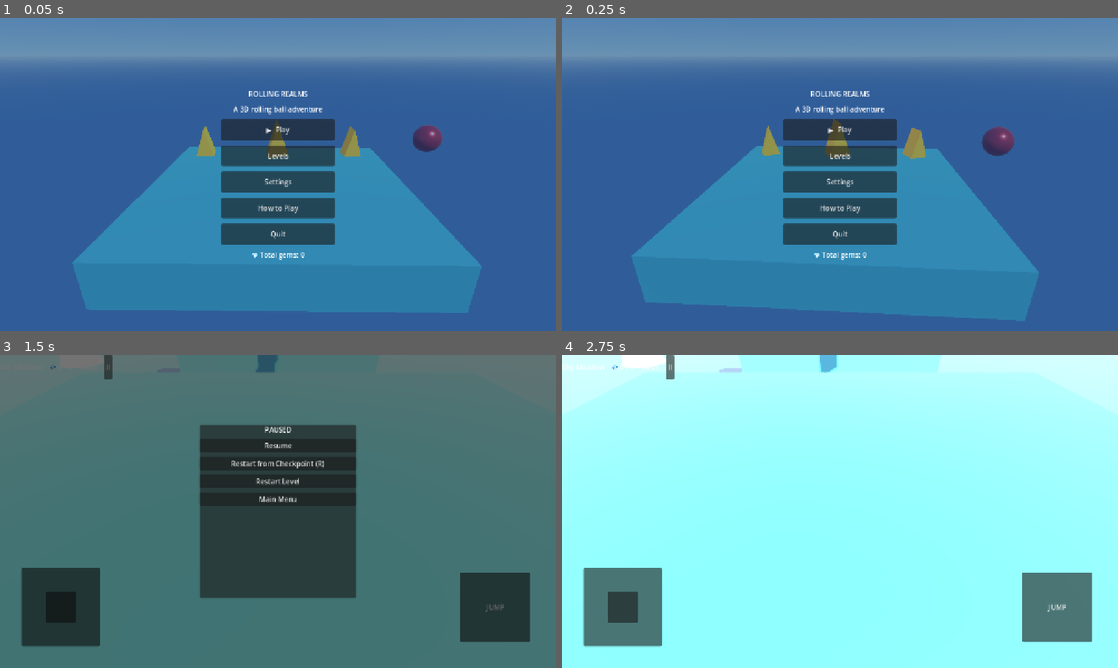
Above: before the commit, frames 1-4 (two rows, left to right).
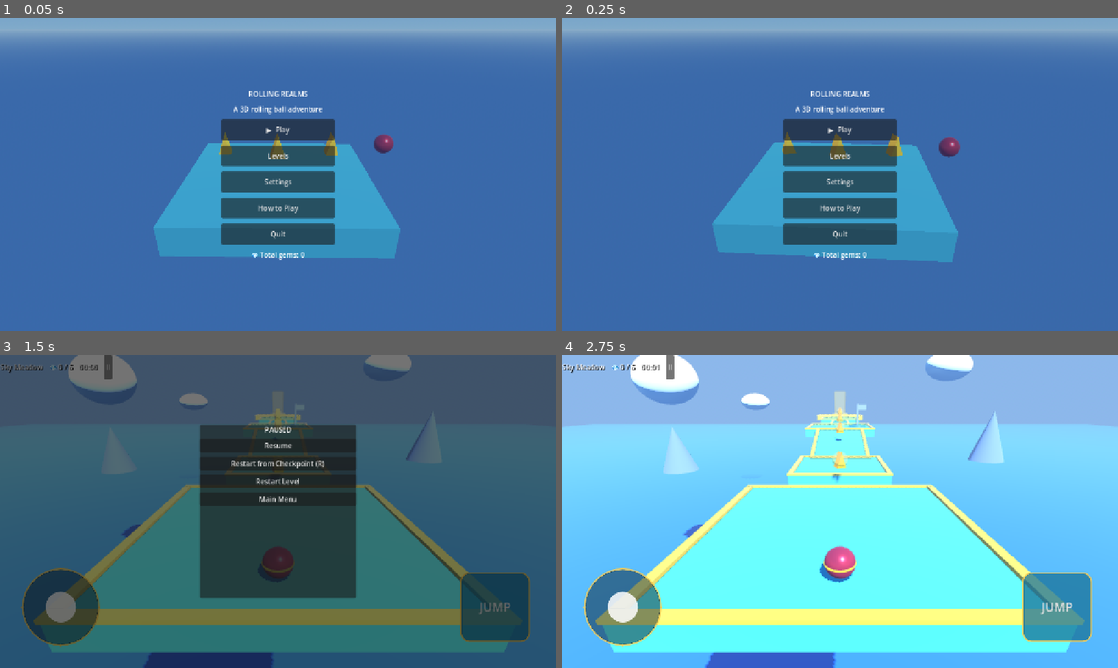
Above: after the commit, the same moments.

Repository: Prayush-Shrestha/3D-Ball
Game: Godot game, scene res://scenes/menus/main_menu.tscn
Two runs of this game, one before a commit and one after it. Both use one fixed random seed, a clock stepped at 60 frames per second and the inputs below.
Inputs:
- Up to frame 1 (0.05 s): no input
- Up to frame 2 (0.25 s): no input
- Up to frame 3 (1.5 s): click "▶ Play" at 0.5 s; click "II" at 1.25 s
- Up to frame 4 (2.75 s): click "Restart from Checkpoint (R)" at 2 s

The runs differ from the first frame. In frame 1, 21% of the frame differs, in the area x 0-100%, y 0-80%; in frame 2, 21%; in frame 3, 45%; in frame 4, 99%, in the area x 0-100%, y 0-100%.

Commit message:
Visual overhaul verified by screenshots: fix overexposure, gold platform rims, red-and-gold ball, round touch UI, readable HUD, live menu framing; add slope + screenshot tests

Diff:
--- a/project.godot
+++ b/project.godot
@@ -1,6 +1,10 @@
 ; Engine configuration file.
-; Rolling Realms - 3D Rolling Ball Adventure
-; Godot 4.7 stable, Compatibility renderer for PC / Android / Web.
+; It's best edited using the editor UI and not directly,
+; since the parameters that go here are not all obvious.
+;
+; Format:
+;   [section] ; section goes between []
+;   param=value ; assign values to parameters
 
 config_version=5
 
@@ -10,8 +14,8 @@
 config/description="A 3D rolling ball adventure through floating sky islands."
 run/main_scene="res://scenes/menus/main_menu.tscn"
 config/features=PackedStringArray("4.7", "GL Compatibility")
+boot_splash/bg_color=Color(0.1, 0.55, 0.75, 1)
 config/icon="res://icon.svg"
-boot_splash/bg_color=Color(0.1, 0.55, 0.75, 1)
 
 [autoload]
 
@@ -23,7 +27,6 @@
 
 window/size/viewport_width=1280
 window/size/viewport_height=720
-window/size/resizable=true
 window/stretch/mode="canvas_items"
 window/stretch/aspect="expand"
 window/handheld/orientation=4
@@ -31,20 +34,17 @@
 [input_devices]
 
 pointing/emulate_touch_from_mouse=true
-pointing/emulate_mouse_from_touch=true
 
 [physics]
 
 3d/default_gravity=20.0
-common/physics_ticks_per_second=60
 
 [rendering]
 
 renderer/rendering_method="gl_compatibility"
 renderer/rendering_method.mobile="gl_compatibility"
-renderer/rendering_method.web="gl_compatibility"
 textures/vram_compression/import_etc2_astc=true
-environment/defaults/default_clear_color=Color(0.35, 0.65, 0.95, 1)
-anti_aliasing/quality/msaa_3d=2
 lights_and_shadows/directional_shadow/size=2048
 lights_and_shadows/directional_shadow/size.mobile=1024
+anti_aliasing/quality/msaa_3d=2
+environment/defaults/default_clear_color=Color(0.35, 0.65, 0.95, 1)
--- a/scenes/levels/level_01_sky_meadow.tscn
+++ b/scenes/levels/level_01_sky_meadow.tscn
@@ -6,6 +6,7 @@
 [ext_resource type="PackedScene" path="res://scenes/objects/collectible.tscn" id="4_gem"]
 [ext_resource type="PackedScene" path="res://scenes/objects/checkpoint.tscn" id="5_cp"]
 [ext_resource type="PackedScene" path="res://scenes/objects/finish_trigger.tscn" id="6_fin"]
+[ext_resource type="Script" path="res://scripts/levels/platform_trim.gd" id="7_trim"]
 
 [sub_resource type="ProceduralSkyMaterial" id="SkyMat"]
 sky_top_color = Color(0.25, 0.55, 0.95, 1)
@@ -20,11 +21,11 @@
 background_mode = 2
 sky = SubResource("Sky")
 ambient_light_source = 3
-ambient_light_energy = 0.7
-tonemap_mode = 2
+ambient_light_energy = 0.5
+tonemap_mode = 1
 fog_enabled = true
-fog_light_color = Color(0.75, 0.87, 0.97, 1)
-fog_density = 0.008
+fog_light_color = Color(0.55, 0.72, 0.92, 1)
+fog_density = 0.004
 
 [sub_resource type="StandardMaterial3D" id="MatPlat"]
 albedo_color = Color(0.3, 0.75, 0.78, 1)
@@ -122,7 +123,7 @@
 [node name="Sun" type="DirectionalLight3D" parent="."]
 rotation = Vector3(-0.9, 0.5, 0)
 shadow_enabled = true
-light_energy = 1.1
+light_energy = 1.0
 
 [node name="WaterPlane" type="MeshInstance3D" parent="."]
 position = Vector3(0, -18, -35)
@@ -273,5 +274,8 @@
 [node name="Finish" parent="." instance=ExtResource("6_fin")]
 position = Vector3(0, 2.5, -71)
 
+[node name="Trim" type="Node3D" parent="."]
+script = ExtResource("7_trim")
+
 [node name="HUD" parent="." instance=ExtResource("3_hud")]
 ]
--- a/scenes/levels/level_02_crystal_bridges.tscn
+++ b/scenes/levels/level_02_crystal_bridges.tscn
@@ -9,6 +9,7 @@
 [ext_resource type="PackedScene" path="res://scenes/objects/moving_platform.tscn" id="7_mp"]
 [ext_resource type="PackedScene" path="res://scenes/objects/rotating_obstacle.tscn" id="8_ro"]
 [ext_resource type="PackedScene" path="res://scenes/objects/hazard.tscn" id="9_hz"]
+[ext_resource type="Script" path="res://scripts/levels/platform_trim.gd" id="10_trim"]
 
 [sub_resource type="ProceduralSkyMaterial" id="SkyMat"]
 sky_top_color = Color(0.2, 0.4, 0.9, 1)
@@ -23,11 +24,11 @@
 background_mode = 2
 sky = SubResource("Sky")
 ambient_light_source = 3
-ambient_light_energy = 0.7
-tonemap_mode = 2
+ambient_light_energy = 0.5
+tonemap_mode = 1
 fog_enabled = true
-fog_light_color = Color(0.7, 0.85, 0.97, 1)
-fog_density = 0.008
+fog_light_color = Color(0.55, 0.72, 0.92, 1)
+fog_density = 0.004
 
 [sub_resource type="StandardMaterial3D" id="MatPlat"]
 albedo_color = Color(0.3, 0.7, 0.78, 1)
@@ -125,7 +126,7 @@
 [node name="Sun" type="DirectionalLight3D" parent="."]
 rotation = Vector3(-0.9, 0.5, 0)
 shadow_enabled = true
-light_energy = 1.1
+light_energy = 1.0
 
 [node name="WaterPlane" type="MeshInstance3D" parent="."]
 position = Vector3(0, -18, -40)
@@ -291,5 +292,8 @@
 [node name="Finish" parent="." instance=ExtResource("6_fin")]
 position = Vector3(2, 1.5, -76)
 
+[node name="Trim" type="Node3D" parent="."]
+script = ExtResource("10_trim")
+
 [node name="HUD" parent="." instance=ExtResource("3_hud")]
 ]
--- a/scenes/levels/level_03_skyfall_challenge.tscn
+++ b/scenes/levels/level_03_skyfall_challenge.tscn
@@ -9,6 +9,7 @@
 [ext_resource type="PackedScene" path="res://scenes/objects/moving_platform.tscn" id="7_mp"]
 [ext_resource type="PackedScene" path="res://scenes/objects/rotating_obstacle.tscn" id="8_ro"]
 [ext_resource type="PackedScene" path="res://scenes/objects/hazard.tscn" id="9_hz"]
+[ext_resource type="Script" path="res://scripts/levels/platform_trim.gd" id="10_trim"]
 
 [sub_resource type="ProceduralSkyMaterial" id="SkyMat"]
 sky_top_color = Color(0.15, 0.3, 0.8, 1)
@@ -23,11 +24,11 @@
 background_mode = 2
 sky = SubResource("Sky")
 ambient_light_source = 3
-ambient_light_energy = 0.65
-tonemap_mode = 2
+ambient_light_energy = 0.5
+tonemap_mode = 1
 fog_enabled = true
-fog_light_color = Color(0.9, 0.75, 0.6, 1)
-fog_density = 0.008
+fog_light_color = Color(0.7, 0.6, 0.55, 1)
+fog_density = 0.004
 
 [sub_resource type="StandardMaterial3D" id="MatPlat"]
 albedo_color = Color(0.28, 0.68, 0.75, 1)
@@ -356,5 +357,8 @@
 [node name="Finish" parent="." instance=ExtResource("6_fin")]
 position = Vector3(2, 0.5, -89)
 
+[node name="Trim" type="Node3D" parent="."]
+script = ExtResource("10_trim")
+
 [node name="HUD" parent="." instance=ExtResource("3_hud")]
 ]
--- a/scenes/menus/main_menu.tscn
+++ b/scenes/menus/main_menu.tscn
@@ -28,7 +28,7 @@
 anchor_right = 1.0
 anchor_bottom = 1.0
 mouse_filter = 2
-color = Color(0.05, 0.2, 0.35, 0.45)
+color = Color(0.05, 0.2, 0.35, 0.3)
 
 [node name="Center" type="CenterContainer" parent="."]
 anchors_preset = 15
--- a/scenes/menus/menu_backdrop.tscn
+++ b/scenes/menus/menu_backdrop.tscn
@@ -99,5 +99,6 @@
 
 [node name="Camera3D" type="Camera3D" parent="CamRig"]
 current = true
-transform = Transform3D(1, 0, 0, 0, 0.93, 0.37, 0, -0.37, 0.93, 0, 4.5, 11)
+position = Vector3(0, 7, 15)
+rotation = Vector3(-0.45, 0, 0)
 fov = 55.0
--- a/scenes/objects/collectible.tscn
+++ b/scenes/objects/collectible.tscn
@@ -10,12 +10,12 @@
 left_to_right = 0.5
 
 [sub_resource type="StandardMaterial3D" id="Mat_gem"]
-albedo_color = Color(1, 0.75, 0.15, 1)
+albedo_color = Color(1, 0.68, 0.1, 1)
 metallic = 0.4
-roughness = 0.15
+roughness = 0.2
 emission_enabled = true
-emission = Color(1, 0.65, 0.1, 1)
-emission_energy_multiplier = 0.8
+emission = Color(1, 0.6, 0.08, 1)
+emission_energy_multiplier = 0.6
 
 [sub_resource type="SphereMesh" id="Mesh_ring"]
 radius = 0.55
--- a/scenes/player/ball_player.tscn
+++ b/scenes/player/ball_player.tscn
@@ -27,6 +27,18 @@
 metallic = 0.3
 roughness = 0.4
 
+[sub_resource type="TorusMesh" id="TorusMesh_equator"]
+inner_radius = 0.4
+outer_radius = 0.52
+
+[sub_resource type="StandardMaterial3D" id="Mat_equator"]
+albedo_color = Color(1, 0.78, 0.2, 1)
+metallic = 0.5
+roughness = 0.25
+emission_enabled = true
+emission = Color(1, 0.7, 0.15, 1)
+emission_energy_multiplier = 0.5
+
 [node name="BallPlayer" type="CharacterBody3D"]
 script = ExtResource("1_ball")
 
@@ -42,12 +54,16 @@
 mesh = SubResource("SphereMesh_highlight")
 surface_material_override/0 = SubResource("Mat_stripe")
 
+[node name="Equator" type="MeshInstance3D" parent="BallMesh"]
+mesh = SubResource("TorusMesh_equator")
+surface_material_override/0 = SubResource("Mat_equator")
+
 [node name="CamPivot" type="Node3D" parent="."]
 script = ExtResource("2_cam")
 
 [node name="SpringArm3D" type="SpringArm3D" parent="CamPivot"]
-transform = Transform3D(1, 0, 0, 0, 0.92, 0.39, 0, -0.39, 0.92, 0, 1.4, 0)
-spring_length = 9.0
+position = Vector3(0, 1.6, 0)
+spring_length = 8.5
 margin = 0.3
 
 [node name="Camera3D" type="Camera3D" parent="CamPivot/SpringArm3D"]
--- a/scenes/ui/gameplay_hud.tscn
+++ b/scenes/ui/gameplay_hud.tscn
@@ -1,8 +1,39 @@
-[gd_scene load_steps=3 format=3]
+[gd_scene load_steps=6 format=3]
 
 [ext_resource type="Script" path="res://scripts/ui/gameplay_hud.gd" id="1_hud"]
 [ext_resource type="Script" path="res://scripts/ui/virtual_joystick.gd" id="2_joy"]
 
+[sub_resource type="StyleBoxFlat" id="JoyBase"]
+bg_color = Color(0.04, 0.12, 0.18, 0.5)
+border_width_left = 4
+border_width_top = 4
+border_width_right = 4
+border_width_bottom = 4
+border_color = Color(1, 0.8, 0.3, 0.8)
+corner_radius_top_left = 90
+corner_radius_top_right = 90
+corner_radius_bottom_right = 90
+corner_radius_bottom_left = 90
+
+[sub_resource type="StyleBoxFlat" id="JoyKnob"]
+bg_color = Color(1, 1, 1, 0.85)
+corner_radius_top_left = 35
+corner_radius_top_right = 35
+corner_radius_bottom_right = 35
+corner_radius_bottom_left = 35
+
+[sub_resource type="StyleBoxFlat" id="JoyButton"]
+bg_color = Color(0.1, 0.45, 0.6, 0.75)
+border_width_left = 3
+border_width_top = 3
+border_width_right = 3
+border_width_bottom = 3
+border_color = Color(1, 0.8, 0.3, 0.9)
+corner_radius_top_left = 20
+corner_radius_top_right = 20
+corner_radius_bottom_right = 20
+corner_radius_bottom_left = 20
+
 [node name="HUD" type="CanvasLayer"]
 script = ExtResource("1_hud")
 
@@ -13,12 +44,21 @@
 theme_override_constants/separation = 16
 
 [node name="LevelLabel" type="Label" parent="TopBar"]
+theme_override_colors/font_shadow_color = Color(0, 0, 0, 0.65)
+theme_override_constants/shadow_offset_x = 2
+theme_override_constants/shadow_offset_y = 2
 text = "Sky Meadow"
 
 [node name="GemLabel" type="Label" parent="TopBar"]
+theme_override_colors/font_shadow_color = Color(0, 0, 0, 0.65)
+theme_override_constants/shadow_offset_x = 2
+theme_override_constants/shadow_offset_y = 2
 text = "💎 0 / 0"
 
 [node name="TimeLabel" type="Label" parent="TopBar"]
+theme_override_colors/font_shadow_color = Color(0, 0, 0, 0.65)
+theme_override_constants/shadow_offset_x = 2
+theme_override_constants/shadow_offset_y = 2
 text = "00:00"
 
 [node name="PauseButton" type="Button" parent="TopBar"]
@@ -32,6 +72,9 @@
 offset_top = 90.0
 offset_right = 300.0
 offset_bottom = 130.0
+theme_override_colors/font_shadow_color = Color(0, 0, 0, 0.65)
+theme_override_constants/shadow_offset_x = 2
+theme_override_constants/shadow_offset_y = 2
 horizontal_alignment = 1
 text = ""
 
@@ -61,6 +104,7 @@
 offset_top = -90.0
 offset_right = 90.0
 offset_bottom = 90.0
+theme_override_styles/panel = SubResource("JoyBase")
 
 [node name="Knob" type="Panel" parent="TouchControls/Joystick/Base"]
 anchors_preset = 8
@@ -72,6 +116,7 @@
 offset_top = -35.0
 offset_right = 35.0
 offset_bottom = 35.0
+theme_override_styles/panel = SubResource("JoyKnob")
 
 [node name="JumpButton" type="Button" parent="TouchControls"]
 anchors_preset = 3
@@ -83,6 +128,10 @@
 offset_top = -220.0
 offset_right = -60.0
 offset_bottom = -60.0
+theme_override_styles/normal = SubResource("JoyButton")
+theme_override_styles/hover = SubResource("JoyButton")
+theme_override_styles/pressed = SubResource("JoyButton")
+theme_override_font_sizes/font_size = 28
 text = "JUMP"
 
 [node name="PauseOverlay" type="Control" parent="."]
--- a/scenes/ui/mobile_controls.tscn
+++ b/scenes/ui/mobile_controls.tscn
@@ -1,6 +1,25 @@
-[gd_scene load_steps=3 format=3]
+[gd_scene load_steps=4 format=3]
 
 [ext_resource type="Script" path="res://scripts/ui/virtual_joystick.gd" id="1_joy"]
+
+[sub_resource type="StyleBoxFlat" id="JoyBase"]
+bg_color = Color(0.04, 0.12, 0.18, 0.5)
+border_width_left = 4
+border_width_top = 4
+border_width_right = 4
+border_width_bottom = 4
+border_color = Color(1, 0.8, 0.3, 0.8)
+corner_radius_top_left = 90
+corner_radius_top_right = 90
+corner_radius_bottom_right = 90
+corner_radius_bottom_left = 90
+
+[sub_resource type="StyleBoxFlat" id="JoyKnob"]
+bg_color = Color(1, 1, 1, 0.85)
+corner_radius_top_left = 35
+corner_radius_top_right = 35
+corner_radius_bottom_right = 35
+corner_radius_bottom_left = 35
 
 [node name="MobileControls" type="Control"]
 anchors_preset = 15
@@ -28,6 +47,7 @@
 offset_top = -90.0
 offset_right = 90.0
 offset_bottom = 90.0
+theme_override_styles/panel = SubResource("JoyBase")
 
 [node name="Knob" type="Panel" parent="Joystick/Base"]
 anchors_preset = 8
@@ -39,6 +59,7 @@
 offset_top = -35.0
 offset_right = 35.0
 offset_bottom = 35.0
+theme_override_styles/panel = SubResource("JoyKnob")
 
 [node name="JumpButton" type="Button" parent="."]
 anchors_preset = 3
--- /dev/null
+++ b/scripts/levels/platform_trim.gd
@@ -0,0 +1,51 @@
+extends Node3D
+## PlatformTrim - level beautifier. At runtime it adds a thin golden rim
+## around the top edge of every static platform under the sibling
+## "Platforms" node, so safe edges read clearly and all levels share one
+## premium look. Four thin strips per platform; no physics changes.
+
+@export var strip_height := 0.14
+@export var strip_width := 0.4
+@export var overhang := 0.12
+
+
+func _ready() -> void:
+	var mat := StandardMaterial3D.new()
+	mat.albedo_color = Color(1.0, 0.8, 0.25, 1.0)
+	mat.metallic = 0.35
+	mat.roughness = 0.3
+	mat.emission_enabled = true
+	mat.emission = Color(1.0, 0.72, 0.2, 1.0)
+	mat.emission_energy_multiplier = 0.3
+	var platforms: Node = get_parent().get_node_or_null("Platforms")
+	if platforms == null:
+		return
+	for body in platforms.get_children():
+		if not (body is StaticBody3D):
+			continue
+		var mi: MeshInstance3D = body.get_node_or_null("Mesh")
+		if mi == null or not (mi.mesh is BoxMesh):
+			continue
+		_add_rim(body, mi.mesh.size, mat)
+
+
+func _add_rim(body: StaticBody3D, size: Vector3, mat: Material) -> void:
+	var top_y := size.y * 0.5 + strip_height * 0.5 - 0.01
+	var long_mesh := BoxMesh.new()
+	long_mesh.size = Vector3(size.x + overhang, strip_height, strip_width)
+	var short_mesh := BoxMesh.new()
+	short_mesh.size = Vector3(strip_width, strip_height, size.z - strip_width * 2.0)
+	var edge_z := size.z * 0.5 - strip_width * 0.5 + overhang * 0.5
+	var edge_x := size.x * 0.5 - strip_width * 0.5 + overhang * 0.5
+	_add_strip(body, long_mesh, mat, Vector3(0, top_y, edge_z))
+	_add_strip(body, long_mesh, mat, Vector3(0, top_y, -edge_z))
+	_add_strip(body, short_mesh, mat, Vector3(edge_x, top_y, 0))
+	_add_strip(body, short_mesh, mat, Vector3(-edge_x, top_y, 0))
+
+
+func _add_strip(body: StaticBody3D, mesh: BoxMesh, mat: Material, pos: Vector3) -> void:
+	var strip := MeshInstance3D.new()
+	strip.mesh = mesh
+	strip.material_override = mat
+	strip.position = pos
+	body.add_child(strip)
--- a/scripts/player/follow_camera.gd
+++ b/scripts/player/follow_camera.gd
@@ -3,15 +3,13 @@
 ## Mouse moves orbit yaw/pitch on PC. Touch drag on the right half of the
 ## screen orbits without fighting the left-side movement joystick.
 
-@export var distance := 9.0
-@export var height := 4.2
-@export var look_offset := Vector3(0, 1.2, 0)
-@export var smooth_speed := 10.0
+@export var distance := 8.5
+@export var lift := 1.6
 @export var min_pitch := -0.9
 @export var max_pitch := 0.55
 
 var yaw := 0.0
-var pitch := -0.32
+var pitch := -0.38
 var _dragging := false
 var _last_touch := Vector2.ZERO
 
@@ -59,15 +57,14 @@
 func _apply_shape() -> void:
 	if arm != null:
 		arm.spring_length = distance
+		arm.position = Vector3(0, lift, 0)
 		arm.margin = 0.3
 
 
 func _update_transform(_delta: float) -> void:
+	# Only rotate the pivot: the SpringArm positions the camera by itself.
 	rotation.y = yaw
 	rotation.x = pitch
-	if arm != null and arm.get_child_count() > 0:
-		var cam: Camera3D = arm.get_child(0)
-		cam.position = Vector3(0, height * 0.15, 0)
 
 
 func snap_to_target() -> void:
--- /dev/null
+++ b/tests/screenshot.gd
@@ -0,0 +1,73 @@
+extends SceneTree
+## Screenshot tool: runs Level 1 in a real window and saves PNGs to docs/shots/.
+## Run WITHOUT --headless so the GPU renders, e.g.:
+##   godot --script res://tests/screenshot.gd --resolution 1280x720
+## Captures spawn view, bridge view, and finish view, then quits.
+
+var level: Node = null
+var player: CharacterBody3D = null
+var n := 0
+var out_dir := "D:/3D ball/docs/shots"
+var want_menu := false
+
+
+func _initialize() -> void:
+	for pair in [["SaveManager", "res://scripts/save/save_manager.gd"], ["AudioManager", "res://scripts/managers/audio_manager.gd"], ["GameManager", "res://scripts/managers/game_manager.gd"]]:
+		var s: Script = load(pair[1])
+		var nd: Node = s.new()
+		nd.name = pair[0]
+		root.add_child(nd)
+	DirAccess.make_dir_recursive_absolute(out_dir)
+	var all_args := OS.get_cmdline_args() + OS.get_cmdline_user_args()
+	for arg in all_args:
+		if arg == "--menu" or arg == "menu":
+			want_menu = true
+	if want_menu:
+		var ps: PackedScene = load("res://scenes/menus/main_menu.tscn")
+		root.add_child(ps.instantiate())
+	else:
+		var ps2: PackedScene = load("res://scenes/levels/level_01_sky_meadow.tscn")
+		level = ps2.instantiate()
+		root.add_child(level)
+		player = level.get_node("BallPlayer")
+
+
+func _process(_delta: float) -> bool:
+	n += 1
+	if want_menu:
+		if n == 90:
+			_snap("shot_menu.png")
+		if n == 120:
+			print("SCREENSHOTS DONE")
+			quit(0)
+		return false
+	if n == 10:
+		_snap("shot_spawn.png")
+	if n == 20:
+		player.input_vector = Vector2(0, -1)
+	if n == 100:
+		_snap("shot_drive.png")
+		_teleport(Vector3(0, 3.5, -38))
+	if n == 140:
+		_snap("shot_bridge.png")
+		_teleport(Vector3(0, 3.5, -60))
+	if n == 180:
+		_snap("shot_finish.png")
+	if n == 220:
+		print("SCREENSHOTS DONE")
+		quit(0)
+	return false
+
+
+func _teleport(pos: Vector3) -> void:
+	player.input_vector = Vector2.ZERO
+	player.velocity = Vector3.ZERO
+	player.global_position = pos
+
+
+func _snap(file_name: String) -> void:
+	await process_frame
+	await process_frame
+	var img := root.get_texture().get_image()
+	var err := img.save_png(out_dir + "/" + file_name)
+	print("saved ", file_name, " err=", err)
--- /dev/null
+++ b/tests/slope_check.gd
@@ -0,0 +1,59 @@
+extends SceneTree
+## Slope check: raycasts the ramp surfaces to prove they tilt the right way.
+## Level 1 ramp must RISE toward -Z (P2 side). Level 3 ramp must FALL toward -Z.
+
+var failures := 0
+var n := 0
+var level_a: Node = null
+var level_b: Node = null
+
+
+func _initialize() -> void:
+	for pair in [["SaveManager", "res://scripts/save/save_manager.gd"], ["AudioManager", "res://scripts/managers/audio_manager.gd"], ["GameManager", "res://scripts/managers/game_manager.gd"]]:
+		var s: Script = load(pair[1])
+		var nd: Node = s.new()
+		nd.name = pair[0]
+		root.add_child(nd)
+	var ps: PackedScene = load("res://scenes/levels/level_01_sky_meadow.tscn")
+	level_a = ps.instantiate()
+	root.add_child(level_a)
+
+
+func _process(_delta: float) -> bool:
+	n += 1
+	if n == 5:
+		_check_ramp(level_a, "res://scenes/levels/level_01_sky_meadow.tscn", Vector3(0, 8, -17), Vector3(0, 8, -25), true)
+		level_a.queue_free()
+		var ps: PackedScene = load("res://scenes/levels/level_03_skyfall_challenge.tscn")
+		level_b = ps.instantiate()
+		root.add_child(level_b)
+	elif n == 10:
+		_check_ramp(level_b, "res://scenes/levels/level_03_skyfall_challenge.tscn", Vector3(-8, 8, -31), Vector3(-8, 8, -39), false)
+		level_b.queue_free()
+		if failures == 0:
+			print("SLOPE CHECK PASSED")
+		else:
+			print("SLOPE CHECK FAILED")
+		quit(failures)
+	return false
+
+
+func _ray_top(level: Node, at: Vector3) -> float:
+	var space: PhysicsDirectSpaceState3D = level.get_world_3d().direct_space_state
+	var query := PhysicsRayQueryParameters3D.create(at, at + Vector3(0, -40, 0))
+	var hit: Dictionary = space.intersect_ray(query)
+	if hit.is_empty():
+		return -999.0
+	return (hit["position"] as Vector3).y
+
+
+func _check_ramp(level: Node, path: String, near_z: Vector3, far_z: Vector3, must_rise: bool) -> void:
+	var y_near := _ray_top(level, near_z)
+	var y_far := _ray_top(level, far_z)
+	var rises := y_far > y_near + 0.3
+	print(path, " near=", snappedf(y_near, 0.01), " far=", snappedf(y_far, 0.01), " rises=", rises)
+	if rises == must_rise:
+		print("PASS slope in ", path)
+	else:
+		failures += 1
+		print("FAIL slope in ", path)
Binary file added: docs/shots/shot_bridge.png
Not shown, added: docs/shots/shot_bridge.png.import
Binary file added: docs/shots/shot_drive.png
Not shown, added: docs/shots/shot_drive.png.import
Binary file added: docs/shots/shot_finish.png
Not shown, added: docs/shots/shot_finish.png.import
Binary file added: docs/shots/shot_menu.png
Not shown, added: docs/shots/shot_menu.png.import
Binary file added: docs/shots/shot_spawn.png
Not shown, added: docs/shots/shot_spawn.png.import
Not shown: 1 places in scenes/player/ball_player.tscn that only renumber resources
Not shown, added: scripts/levels/platform_trim.gd.uid
(and 2 more such lines)
